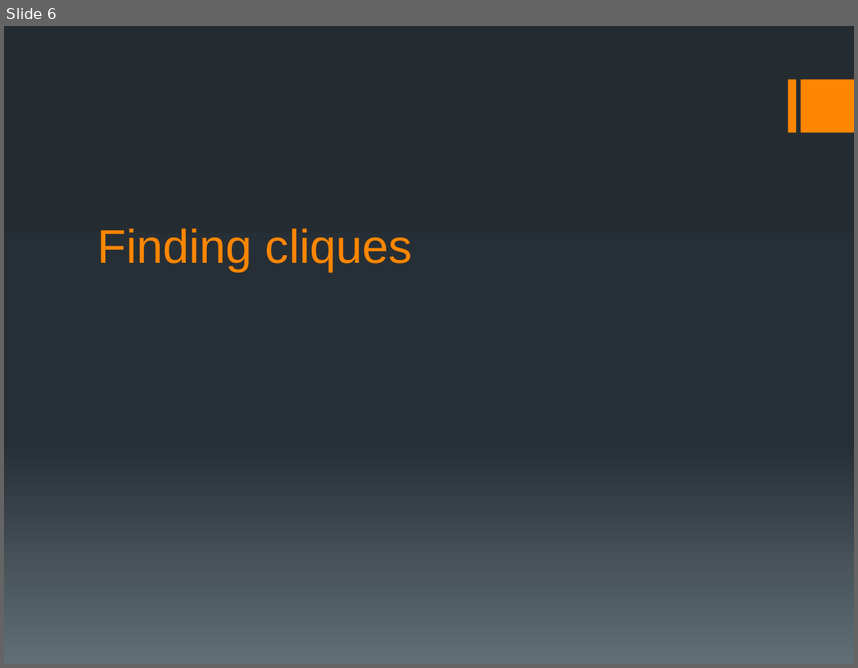
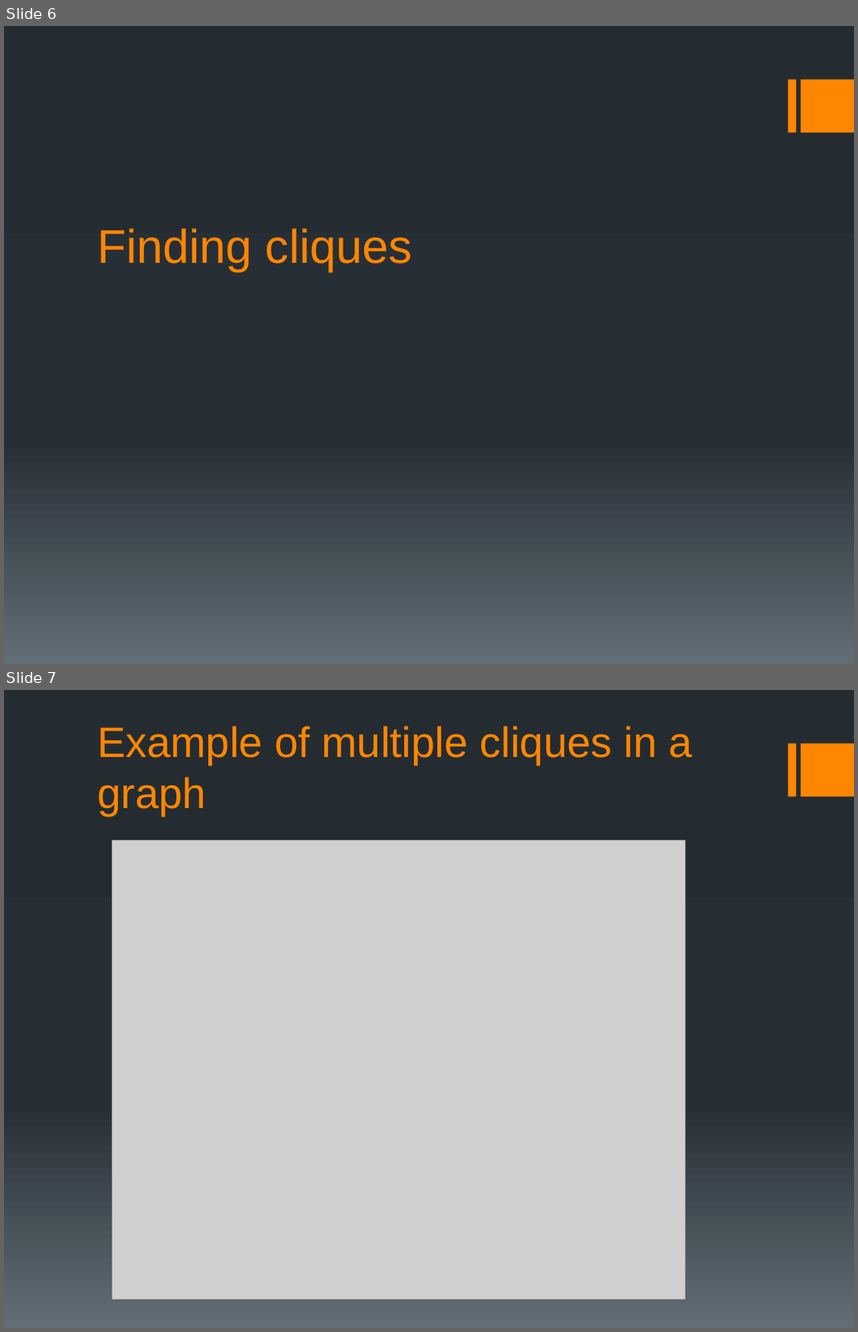
Before and after one commit to ship561/final-project, a slide deck: bioinformatics presentation.pptx. Shown one above the other, each under a label of ours: slide 6 before the commit, slides 6 and 7 after it. The pictures are 858x668 and 858x1332 pixels, drawn with LibreOffice and Linux fonts; fonts in the diff are those of the drawing; grey boxes stand for pictures. Boxes give left, top, right and bottom in pixels: in the first picture for what was removed or moved away, otherwise in the second. Text is boxed around its words. In the diff, an @@ line names an element or a change of style, - is before the commit and + after.

```diff
--- a/bioinformatics presentation.pptx
+++ b/bioinformatics presentation.pptx
@@ slide 7 added at (x1=4, y1=690, x2=854, y2=1328), background gradient #242C33 to #273037 to #636D76; not listed: 2 template elements that a slide beside it also shows @@
@@ title added at (x1=98, y1=726, x2=692, y2=816), 36 pt, text #FF8600 @@
+Example of multiple cliques in a graph
@@ picture added at (x1=112, y1=840, x2=686, y2=1299) @@
```
Also in this commit, not shown: 2 other slides added, 1 slide removed, 1 other file.
